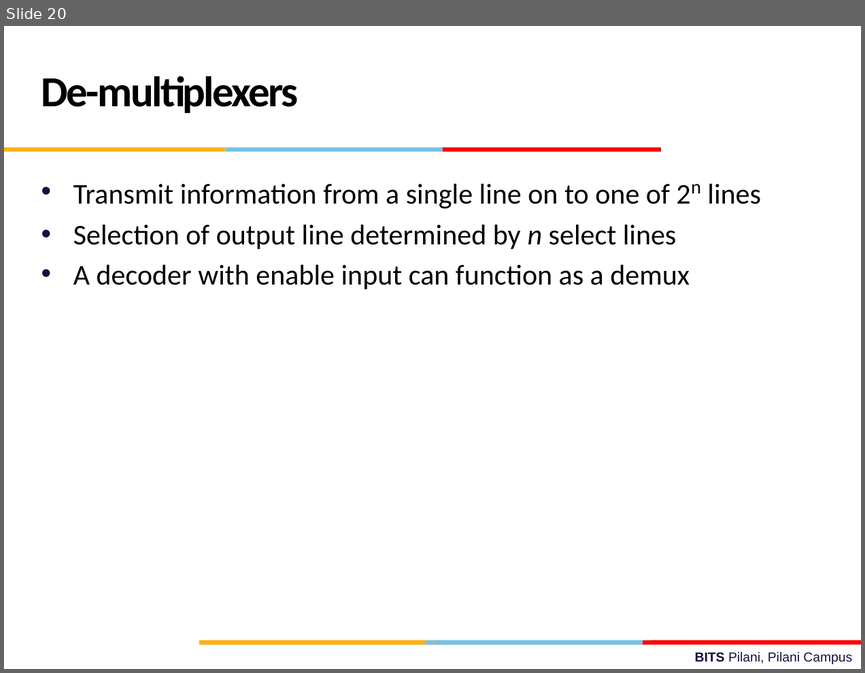
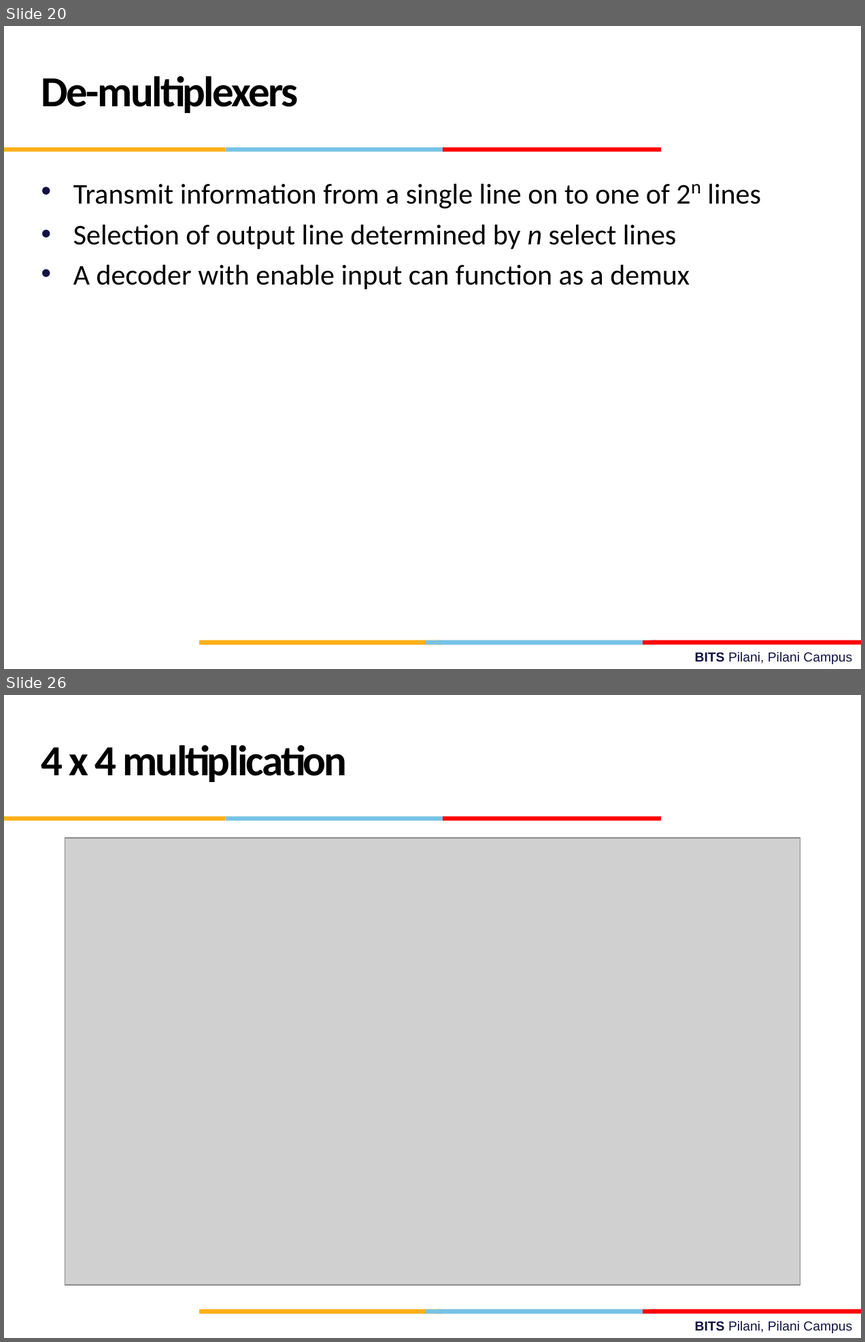
Before and after one commit to csndl-iitd/f2152025, a slide deck: Lec-12.pptx. Shown one above the other, each under a label of ours: slide 20 before the commit, slides 20 and 26 after it; the slides between them are not shown. The pictures are 865x673 and 865x1342 pixels, drawn with LibreOffice and Linux fonts; fonts in the diff are those of the drawing; grey boxes stand for pictures; background and template pictures are left out. Boxes give left, top, right and bottom in pixels: in the first picture for what was removed or moved away, otherwise in the second. Text is boxed around its words. In the diff, an @@ line names an element or a change of style, - is before the commit and + after.

```diff
--- a/Lec-12.pptx
+++ b/Lec-12.pptx
@@ slide 26 added at <box>4,695,861,1338</box>, background #FFFFFF; not listed: 10 template elements that a slide beside it also shows @@
@@ text added at <box>41,745,347,782</box>, 36 pt, text #000000, bold @@
+4 x 4 multiplication
@@ picture added at <box>65,838,800,1285</box> @@
```
Also in this commit, not shown: 5 other slides added.
